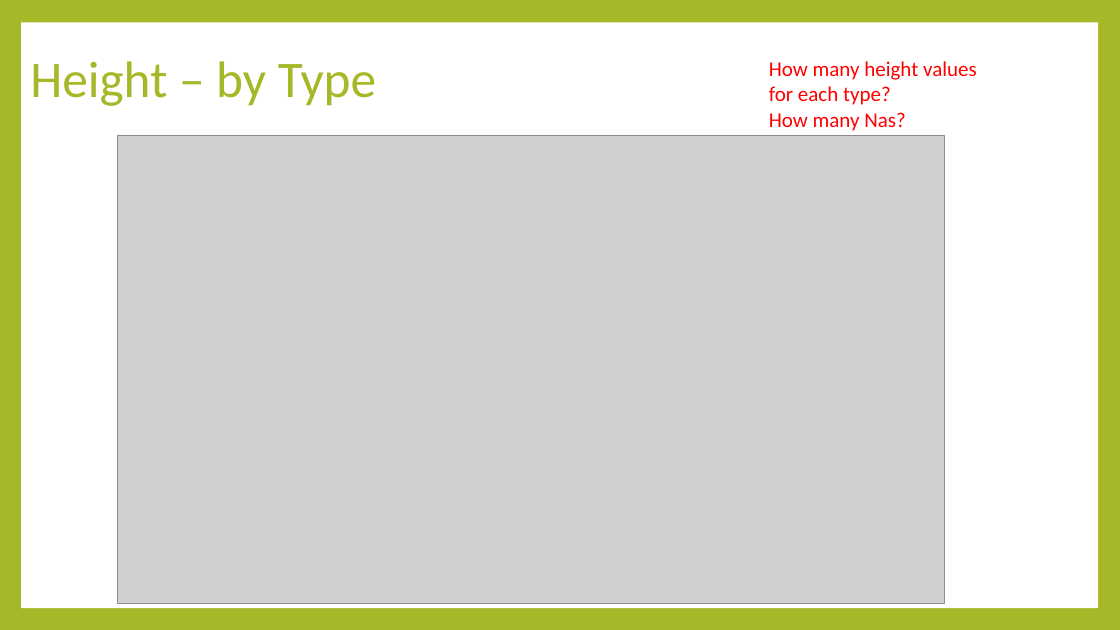
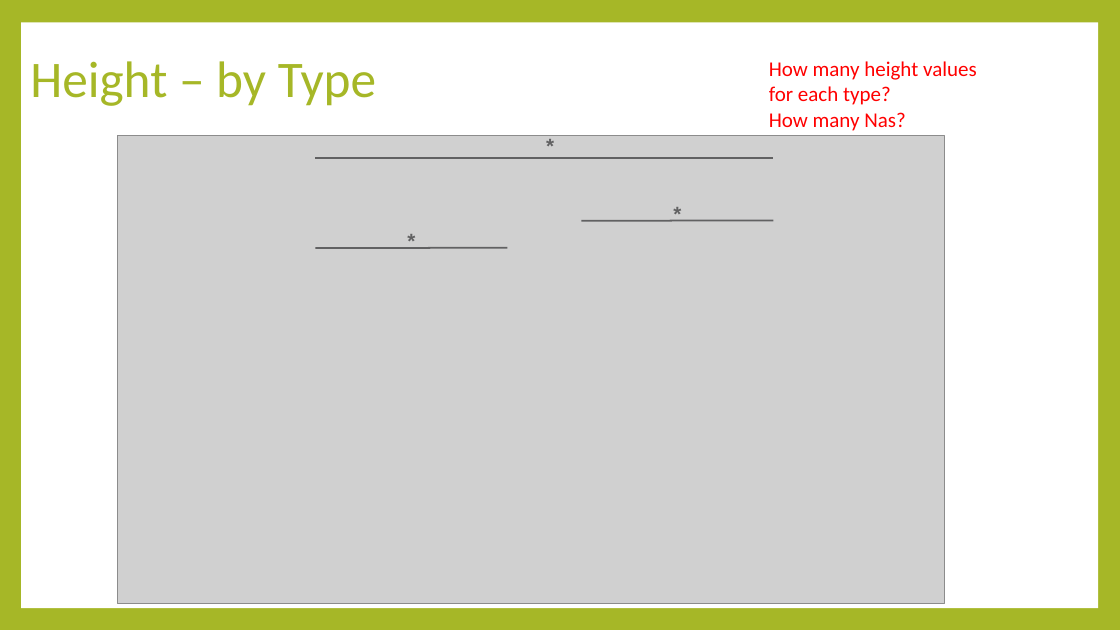
Before and after one commit to luisasenecio/RapidAdaptation, a slide deck: slide 14 of RapidAdaptation_DataExploration.pptx (slide 12 before the commit). Drawn at 1120x630 pixels with LibreOffice and Linux fonts; fonts in the diff are those of the drawing; grey boxes stand for pictures. Boxes give left, top, right and bottom in pixels: in the first picture for what was removed or moved away, otherwise in the second. Text is boxed around its words. In the diff, an @@ line names an element or a change of style, - is before the commit and + after.

```diff
--- a/RapidAdaptation_DataExploration.pptx
+++ b/RapidAdaptation_DataExploration.pptx
@@ text added at [519, 129, 581, 163], 17.7 pt, text #616162, bold @@
+*
@@ line added from (316, 158) to (774, 158), #616162 1.5 pt @@
@@ text added at [646, 197, 708, 230], 17.7 pt, text #616162, bold @@
+*
@@ text added at [381, 224, 443, 258], 17.7 pt, text #616162, bold @@
+*
@@ line added from (581, 221) to (774, 220), #616162 1.5 pt @@
@@ line added from (316, 248) to (507, 248), #616162 1.5 pt @@
```
Also in this commit, not shown: 9 other slides changed, 11 slides added, 3 slides removed, 17 other files.
